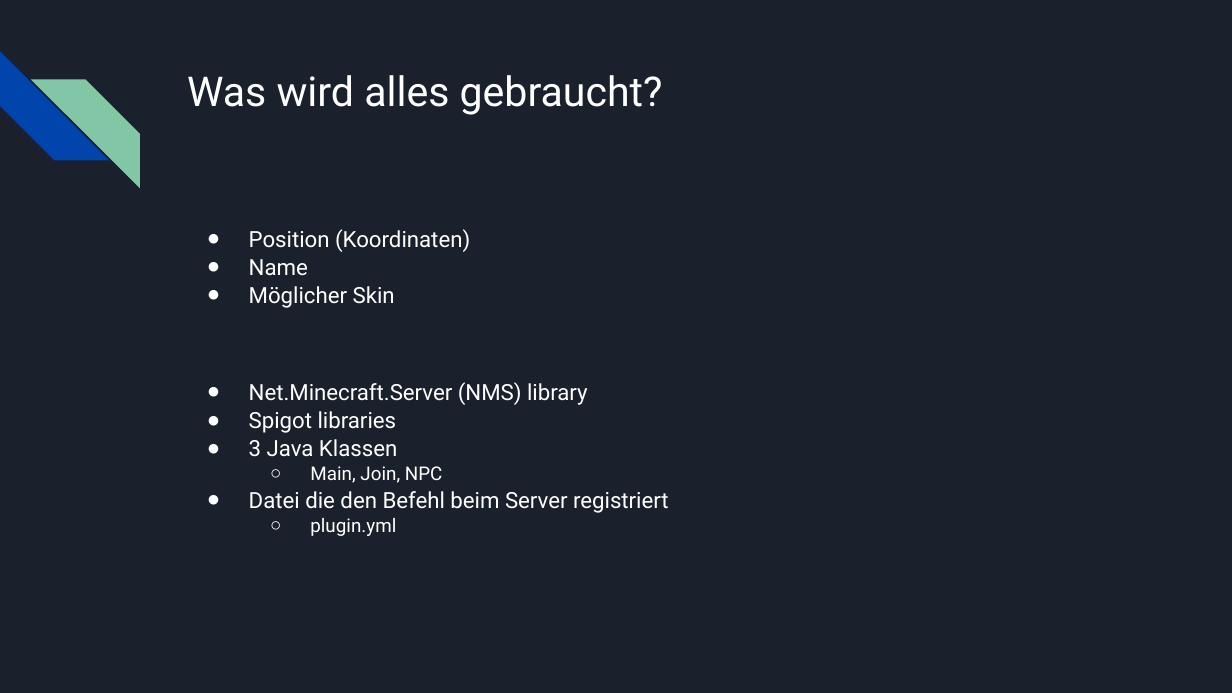
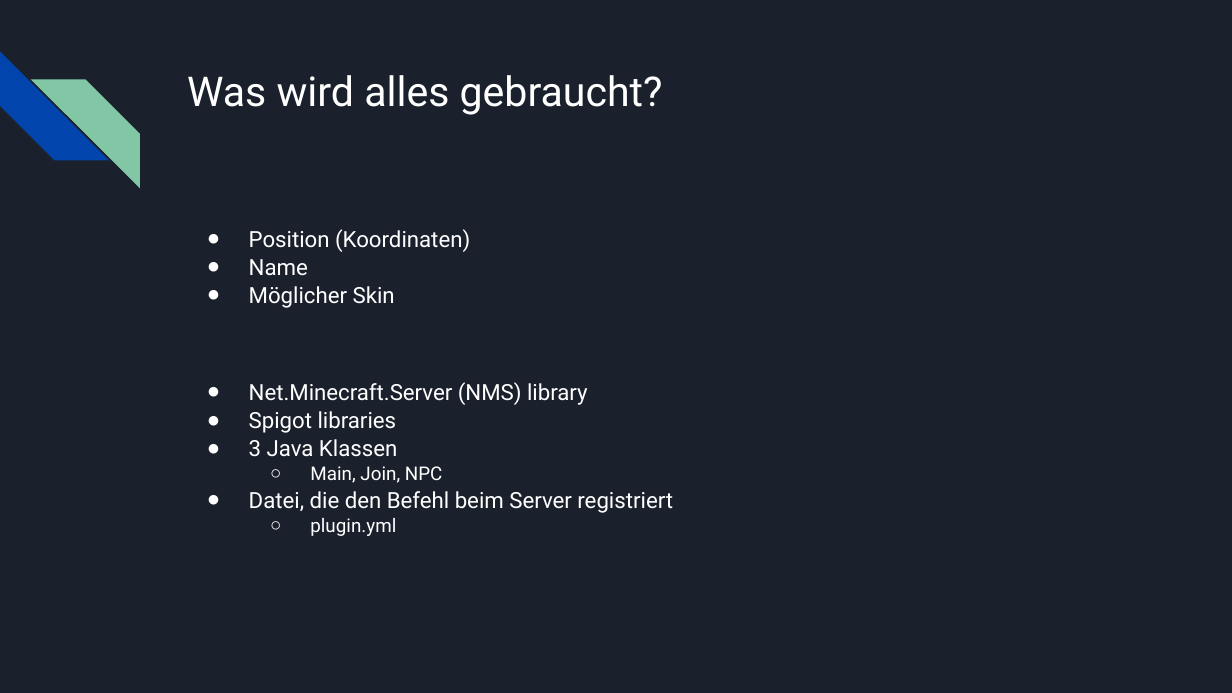
Before and after one commit to Andreas-FHE/NPCPlugin, a slide deck: slide 4 of documentation/AI4Kids_presentation1_NPC.pptx. Drawn at 1232x693 pixels with LibreOffice and Linux fonts; fonts in the diff are those of the drawing. Boxes give left, top, right and bottom in pixels: in the first picture for what was removed or moved away, otherwise in the second. Text is boxed around its words. In the diff, an @@ line names an element or a change of style, - is before the commit and + after.

```diff
--- a/documentation/AI4Kids_presentation1_NPC.pptx
+++ b/documentation/AI4Kids_presentation1_NPC.pptx
@@ text at bbox=[249, 491, 673, 513]: text changed @@
-● Datei die den Befehl beim Server registriert
+● Datei, die den Befehl beim Server registriert
```
Also in this commit, not shown: 4 other slides changed, 3 other files.
